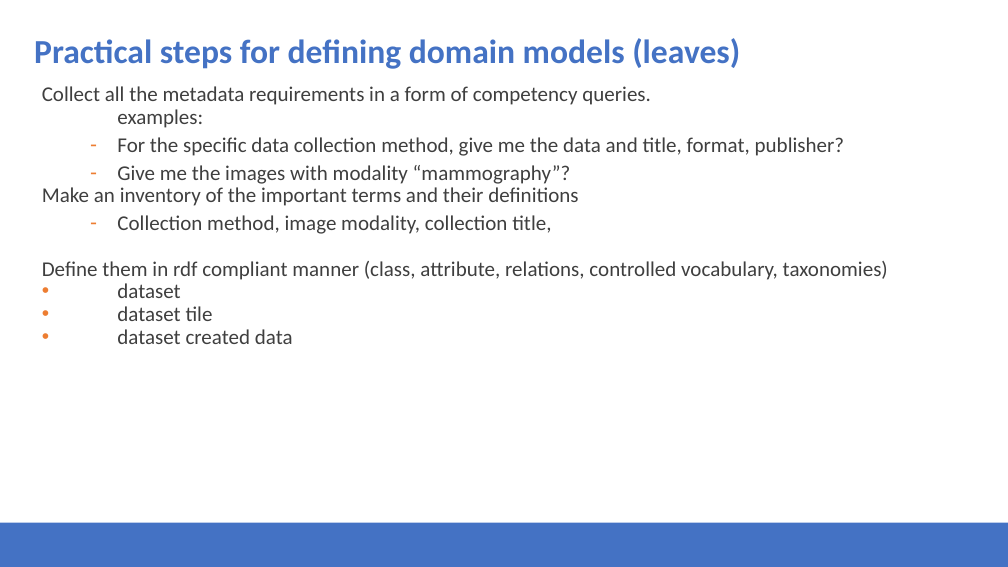
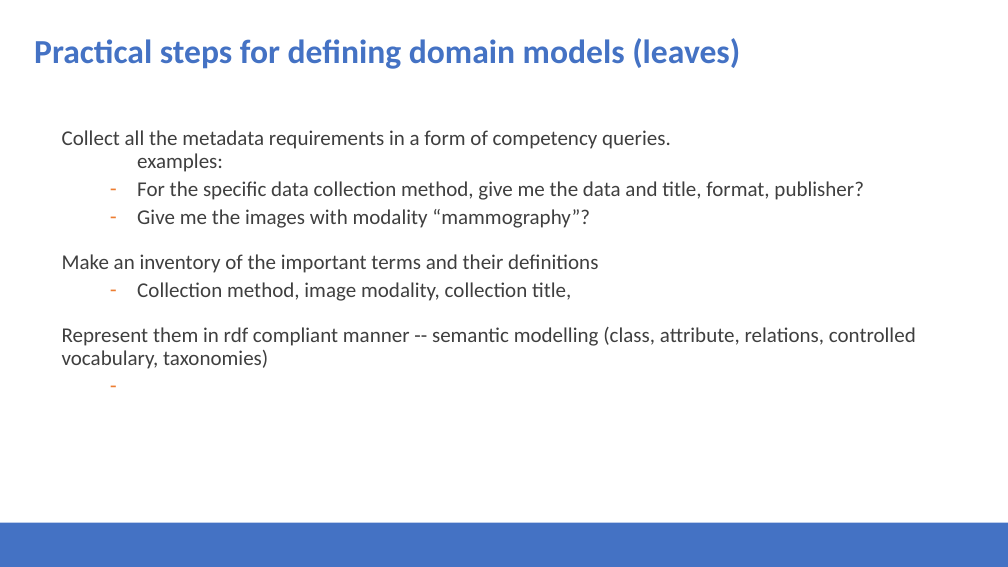
Before and after one commit to Health-RI/health-ri-metadata, a slide deck: slide 18 of Presentations/31082023HRI_Metadata_Schema_ImagingGroup_KickOff.pptx. Drawn at 1008x567 pixels with LibreOffice and Linux fonts; fonts in the diff are those of the drawing; background and template pictures are left out. Boxes give left, top, right and bottom in pixels: in the first picture for what was removed or moved away, otherwise in the second. Text is boxed around its words. In the diff, an @@ line names an element or a change of style, - is before the commit and + after.

Commit message:
update

```diff
--- a/Presentations/31082023HRI_Metadata_Schema_ImagingGroup_KickOff.pptx
+++ b/Presentations/31082023HRI_Metadata_Schema_ImagingGroup_KickOff.pptx
@@ text "Collect all the metadata requirements ...": place and size @@
-text "Collect all the metadata requirements ..." at <box>42,86,888,344</box>
+text "Collect all the metadata requirements ..." at <box>62,130,916,369</box>
@@ text at <box>62,327,916,369</box>: text changed @@
-Define them in rdf compliant manner (class, attribute, relations, controlled vocabulary, taxonomies)
-• dataset
-• dataset tile
-• dataset created data
+Represent them in rdf compliant manner -- semantic modelling (class, attribute, relations, controlled vocabulary, taxonomies)
```
Also in this commit, not shown: 2 other slides changed.
